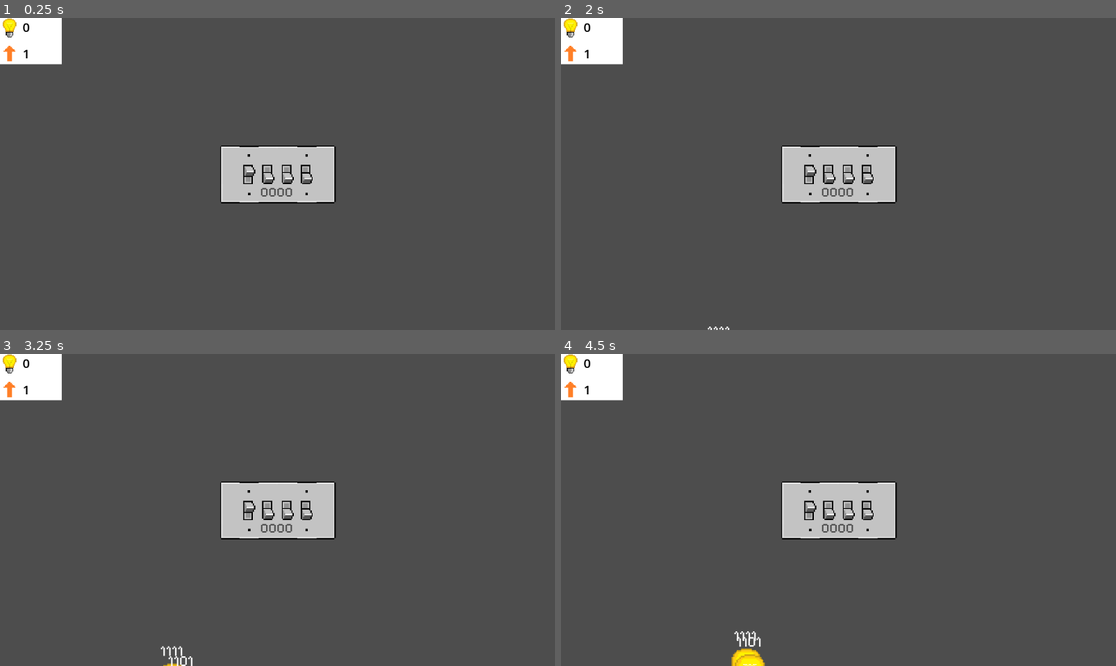
Above: before the commit, frames 1-4 (two rows, left to right).
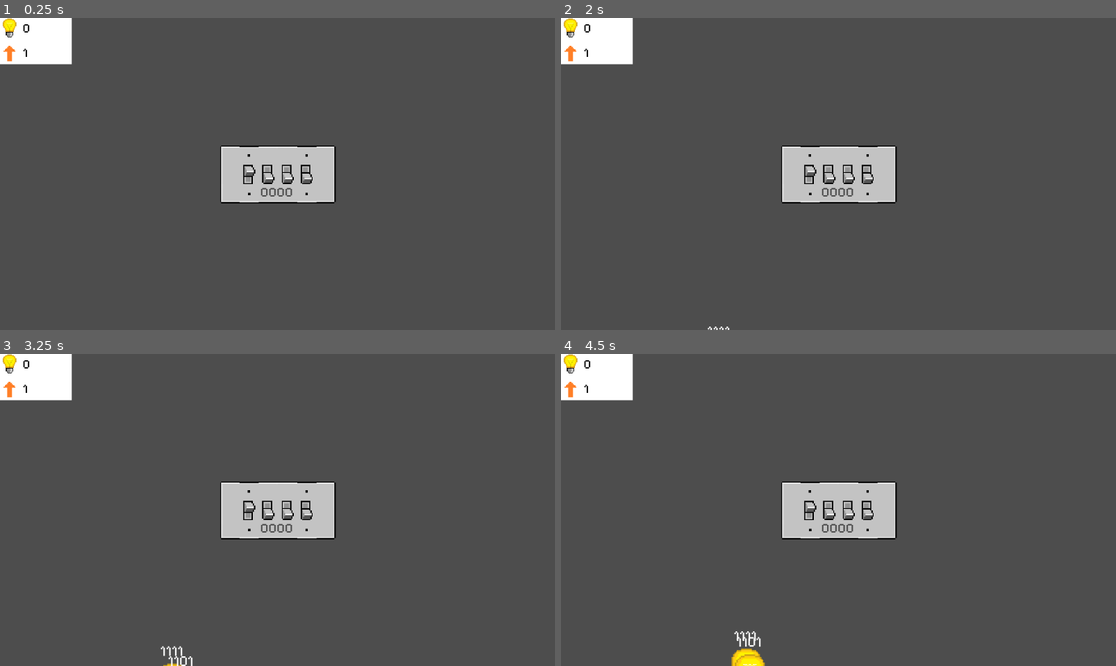
Above: after the commit, the same moments.

Repository: Xtrrae/switch-defense
Game: Godot game, scene res://scenes/game.tscn
Same seed, same stepped clock (60 frames per second), same inputs: the game is played once before the commit and once after it.
Inputs:
- Up to frame 1 (0.25 s): no input
- Up to frame 2 (2 s): tap Enter at 0.5 s; tap Space at 1.25 s
- Up to frame 3 (3.25 s): tap Enter at 2 s
- Up to frame 4 (4.5 s): no input

The runs differ from the first frame. In frame 1, 0.3% of the frame differs, in the area x 4-14%, y 0-15%; in frame 2, 0.3%; in frame 3, 0.3%; in frame 4, 0.3%.

Commit message:
set font of points and level

Diff:
--- a/switch-defence/scenes/points.tscn
+++ b/switch-defence/scenes/points.tscn
@@ -2,6 +2,7 @@
 
 [ext_resource type="Script" uid="uid://bp0ssuy63gsl0" path="res://scenes/points.gd" id="1_qq43p"]
 [ext_resource type="Texture2D" uid="uid://d1nw8ltjynoe4" path="res://assets/lightbulb_sprite_sheet.png" id="2_fug4t"]
+[ext_resource type="FontFile" uid="uid://jtshwua3f1gx" path="res://assets/fonts/PixelifySans-VariableFont_wght.ttf" id="2_n1b2v"]
 [ext_resource type="Texture2D" uid="uid://cge6i0f4swbns" path="res://assets/level.png" id="3_7xsqv"]
 
 [sub_resource type="AtlasTexture" id="AtlasTexture_7xsqv"]
@@ -12,24 +13,26 @@
 script = ExtResource("1_qq43p")
 
 [node name="ColorRect" type="ColorRect" parent="." unique_id=1957246676]
-offset_right = 128.0
+offset_right = 149.0
 offset_bottom = 96.0
 
 [node name="LevelLabel" type="Label" parent="." unique_id=999237904]
 offset_left = 47.0
-offset_top = 56.0
+offset_top = 57.0
 offset_right = 180.0
-offset_bottom = 92.0
+offset_bottom = 93.0
 theme_override_colors/font_color = Color(0, 0, 0, 1)
+theme_override_fonts/font = ExtResource("2_n1b2v")
 theme_override_font_sizes/font_size = 26
 text = "1"
 
 [node name="PointsLabel" type="Label" parent="." unique_id=567963247]
 offset_left = 47.0
-offset_top = 1.0
+offset_top = 6.0
 offset_right = 180.0
-offset_bottom = 37.0
+offset_bottom = 42.0
 theme_override_colors/font_color = Color(0, 0, 0, 1)
+theme_override_fonts/font = ExtResource("2_n1b2v")
 theme_override_font_sizes/font_size = 26
 text = "0"
 
